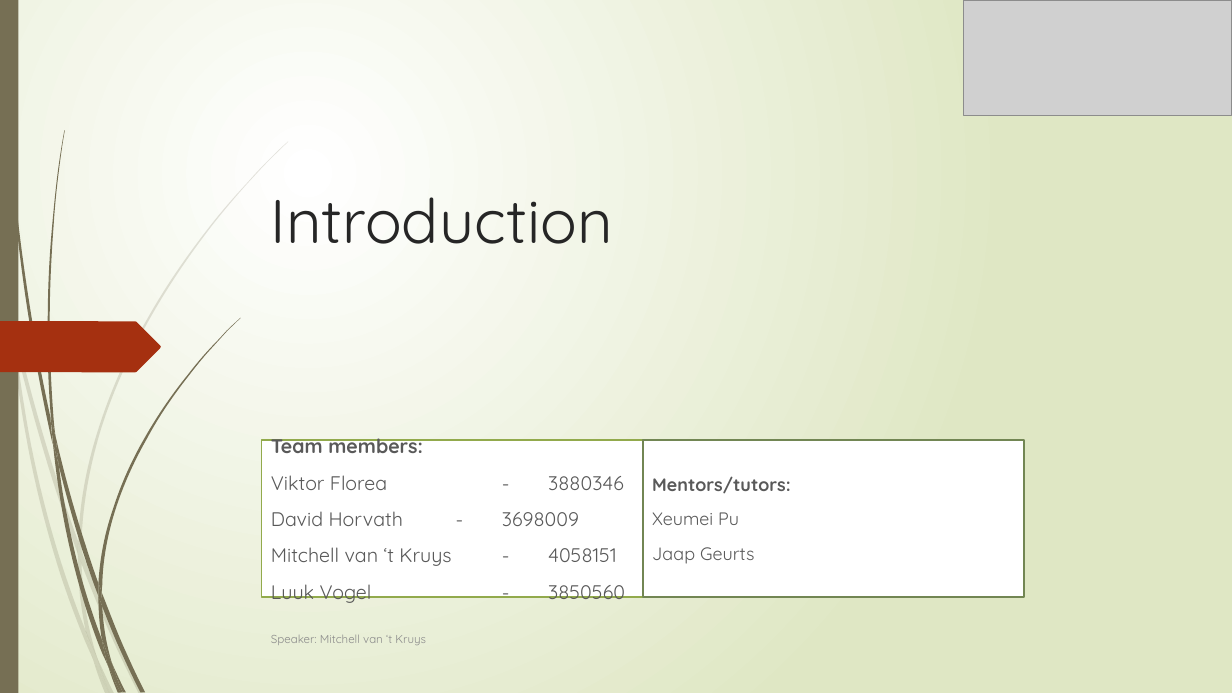
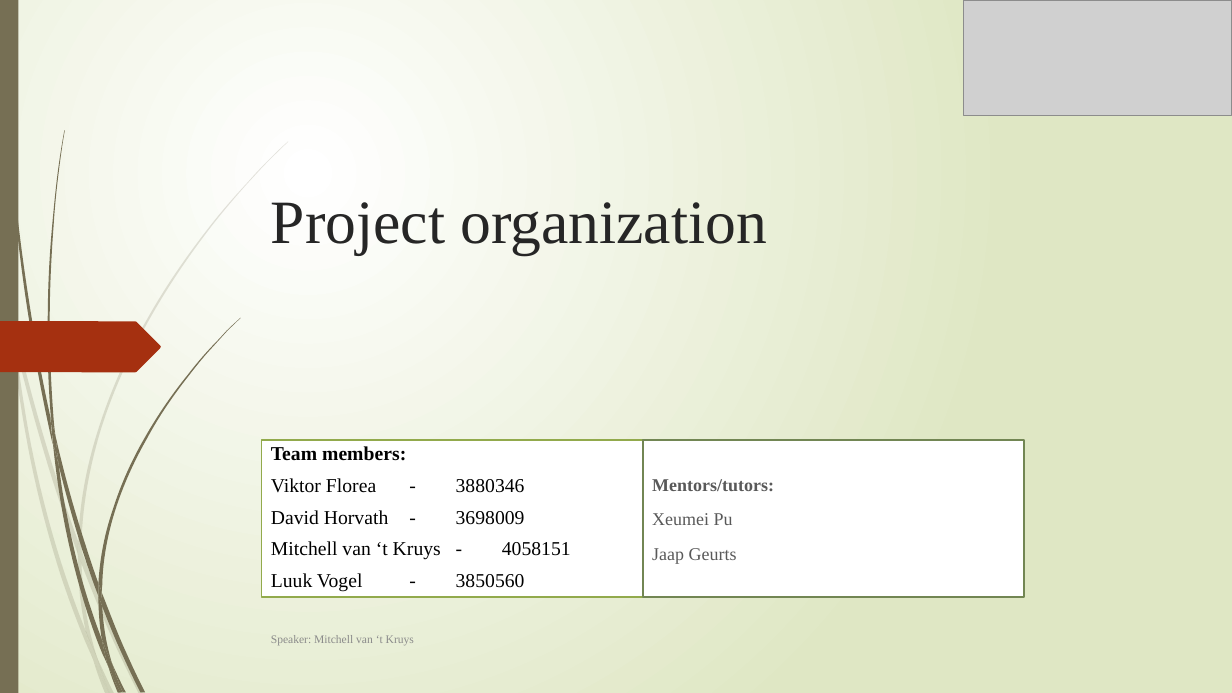
Before and after one commit to Gyalomalom/Ambient-Student-House, a slide deck: slide 4 of Sprint 5/final presentation.pptx (slide 3 before the commit). Drawn at 1232x693 pixels with LibreOffice and Linux fonts; fonts in the diff are those of the drawing; grey boxes stand for pictures. Boxes give left, top, right and bottom in pixels: in the first picture for what was removed or moved away, otherwise in the second. Text is boxed around its words. In the diff, an @@ line names an element or a change of style, - is before the commit and + after.

```diff
--- a/Sprint 5/final presentation.pptx
+++ b/Sprint 5/final presentation.pptx
@@ title at bbox=[271, 202, 766, 255]: text changed; font Quicksand to Times New Roman @@
-Introduction
+Project organization
@@ text "Team members:" at bbox=[262, 440, 643, 597]: font Quicksand to Times New Roman, text colour #595959 to #000000; line spacing 1 to 0.8; less space between paragraphs @@
@@ rectangle "Mentors/tutors:" at bbox=[643, 440, 1025, 597]: font Quicksand to Times New Roman; less space between paragraphs @@
@@ text "Speaker: Mitchell van ‘t Kruys" at bbox=[271, 635, 414, 646]: font Quicksand to Times New Roman @@
```
Also in this commit, not shown: 12 other slides changed, 10 slides added, 37 other files.
